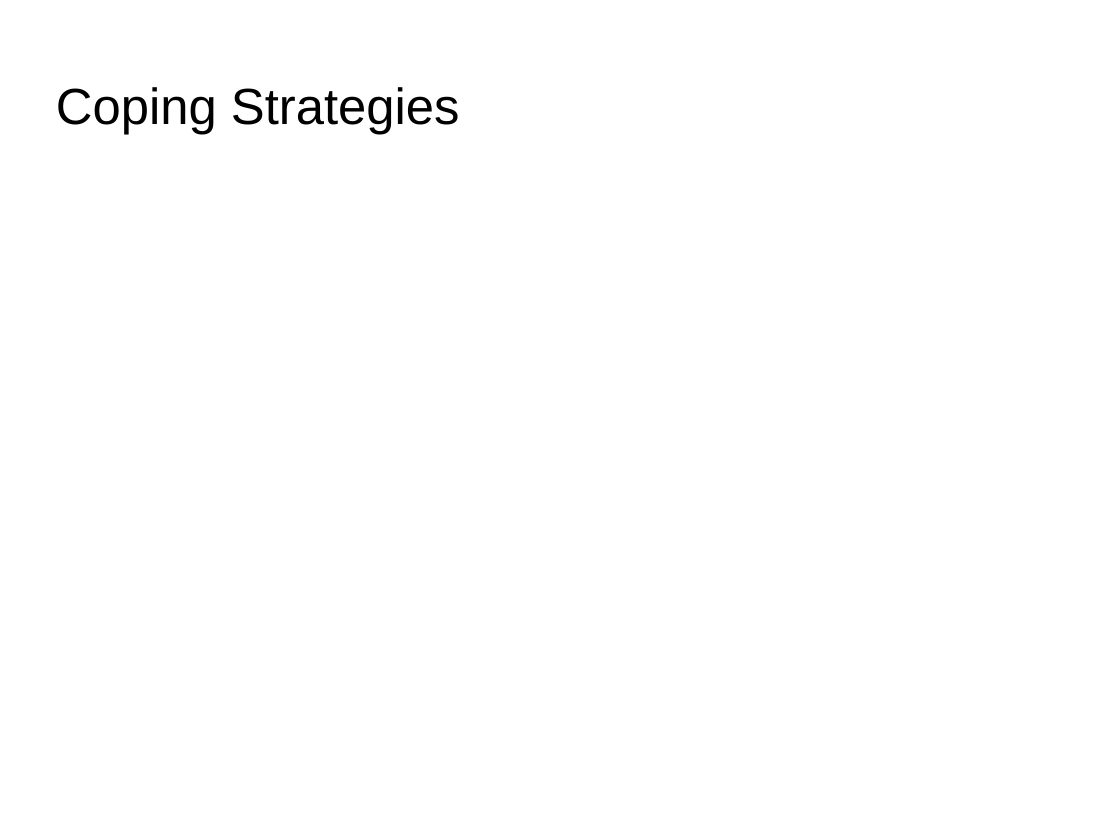
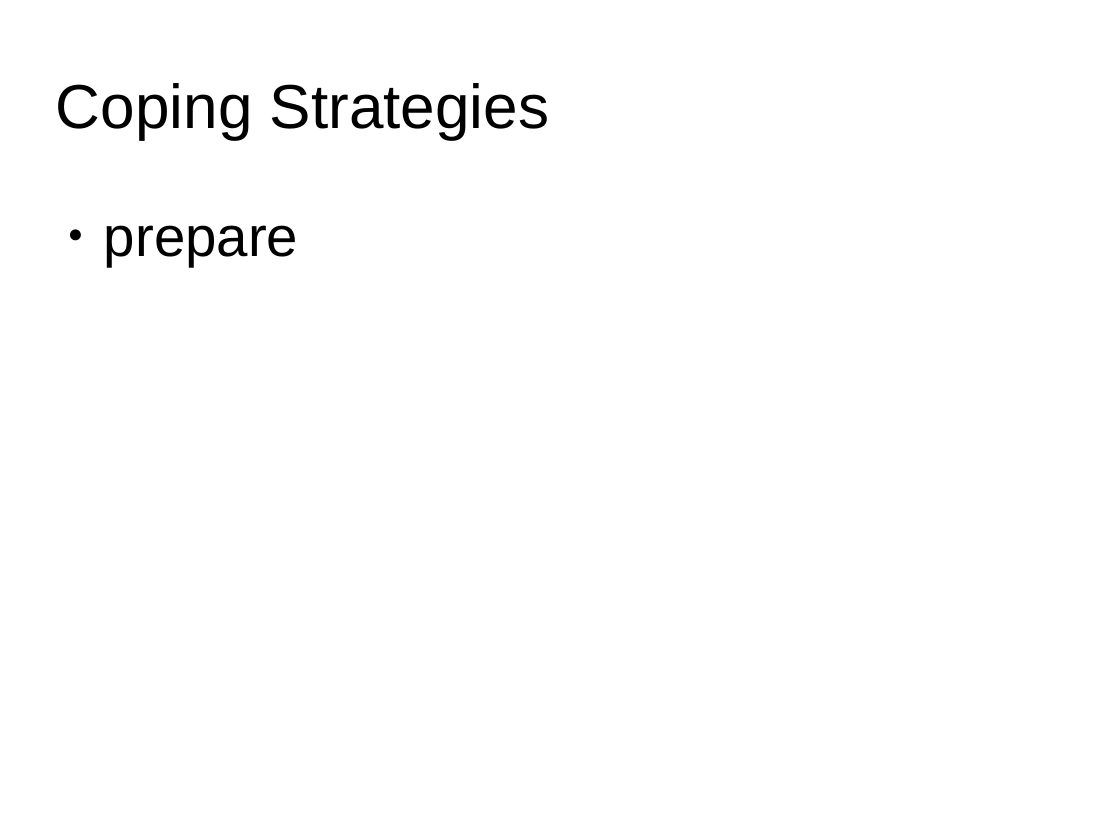
Before and after one commit to daFischer/culture-shock, a slide deck: slide 5 of presentation.odp (slide 4 before the commit). Drawn at 1120x840 pixels with LibreOffice and Linux fonts; fonts in the diff are those of the drawing; background and template pictures are left out. Boxes give left, top, right and bottom in pixels: in the first picture for what was removed or moved away, otherwise in the second. Text is boxed around its words. In the diff, an @@ line names an element or a change of style, - is before the commit and + after.

```diff
--- a/presentation.odp
+++ b/presentation.odp
@@ title "Coping Strategies" at [56,83,549,140]: size 36 to 44 pt @@
@@ text added at [104,225,298,266], 40 pt, text #000000 @@
+● prepare
```
Also in this commit, not shown: 2 other slides changed, 3 slides added, 2 slides removed, 1 other file.
